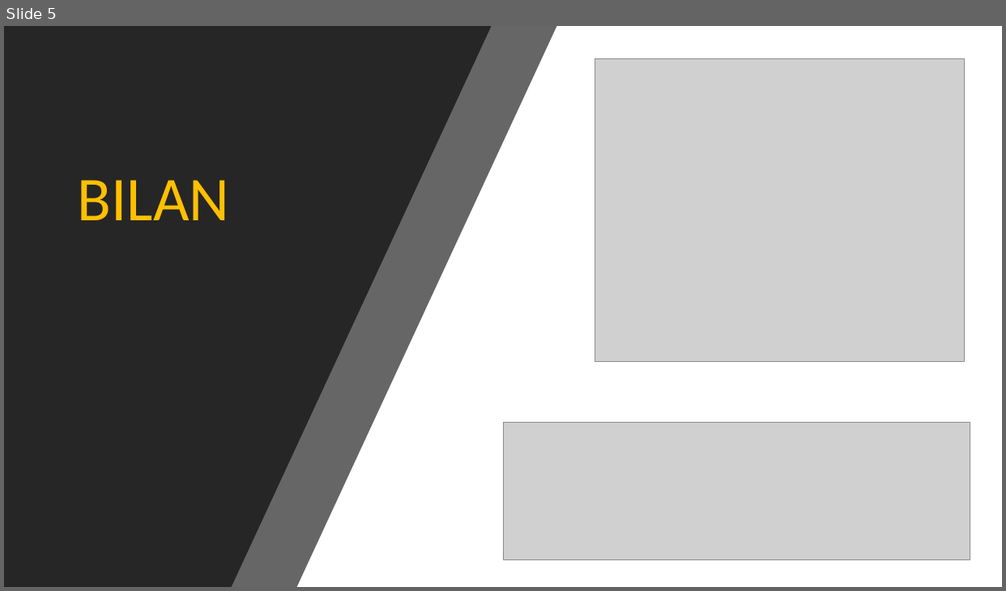
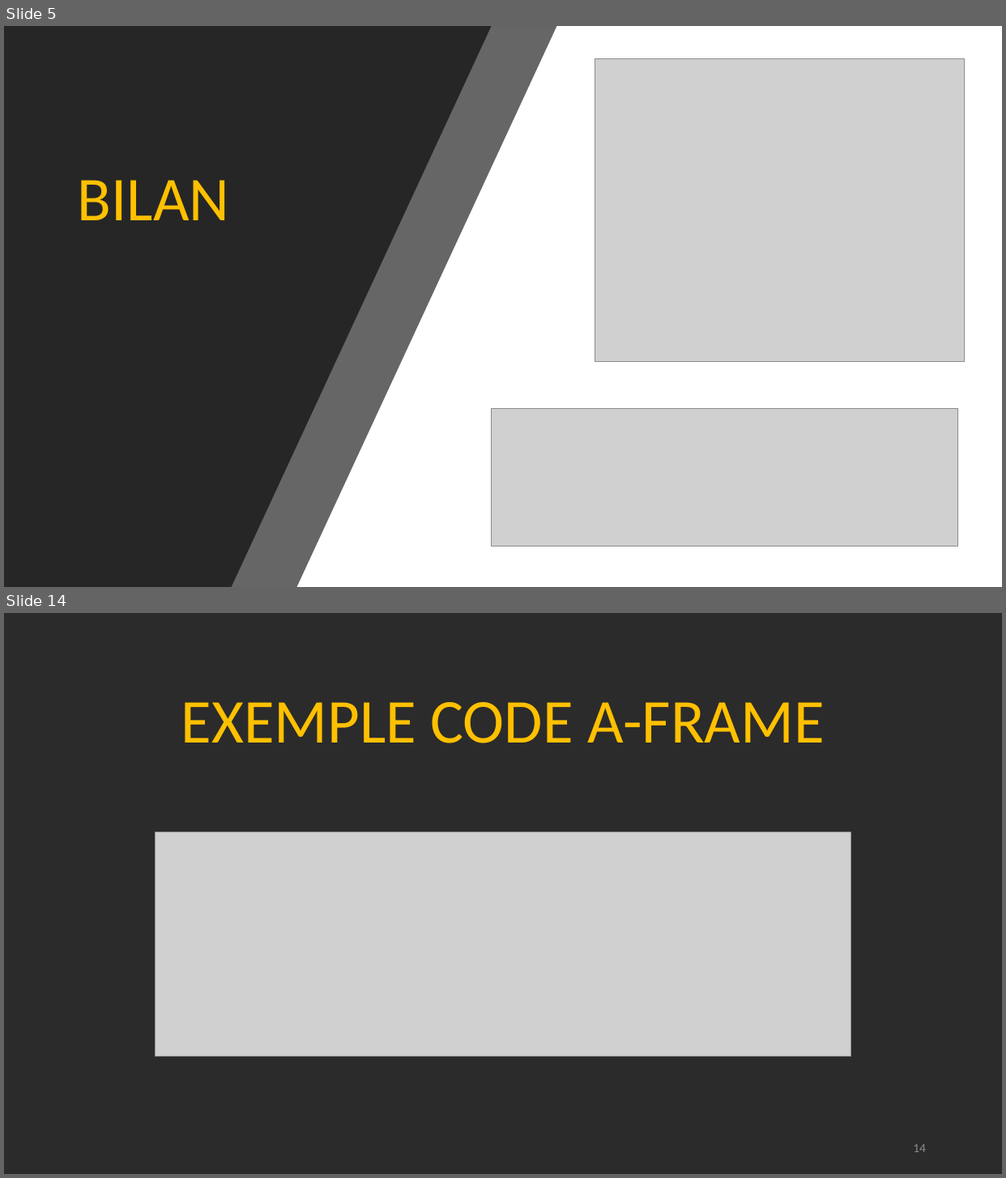
Before and after one commit to Victor-Mom/Projet-Tut-Documentation, a slide deck: Soutenance/Diaporama soutenance.pptx. Shown one above the other, each under a label of ours: slide 5 before the commit, slides 5 and 14 after it; the slides between them are not shown. The pictures are 1006x591 and 1006x1178 pixels, drawn with LibreOffice and Linux fonts; fonts in the diff are those of the drawing; grey boxes stand for pictures; background and template pictures are left out; a plain dark background stands for a picture behind light text. Boxes give left, top, right and bottom in pixels: in the first picture for what was removed or moved away, otherwise in the second. Text is boxed around its words. In the diff, an @@ line names an element or a change of style, - is before the commit and + after.

```diff
--- a/Soutenance/Diaporama soutenance.pptx
+++ b/Soutenance/Diaporama soutenance.pptx
@@ slide 14 added at [4,613,1002,1174], background picture (left out) @@
@@ title added at [181,702,824,743], 60 pt, text #FFC000 @@
+EXEMPLE CODE A-FRAME
@@ picture added at [155,833,850,1057] @@
@@ page number added at [913,1144,926,1152], 12 pt, text #8C8C8C @@
+14
@@ slide 5 changed as well @@
@@ picture: place and size @@
-picture at [503,423,970,561]
+picture at [492,408,958,546]
```
Also in this commit, not shown: 3 other slides changed, 10 other slides added, 1 slide removed.
